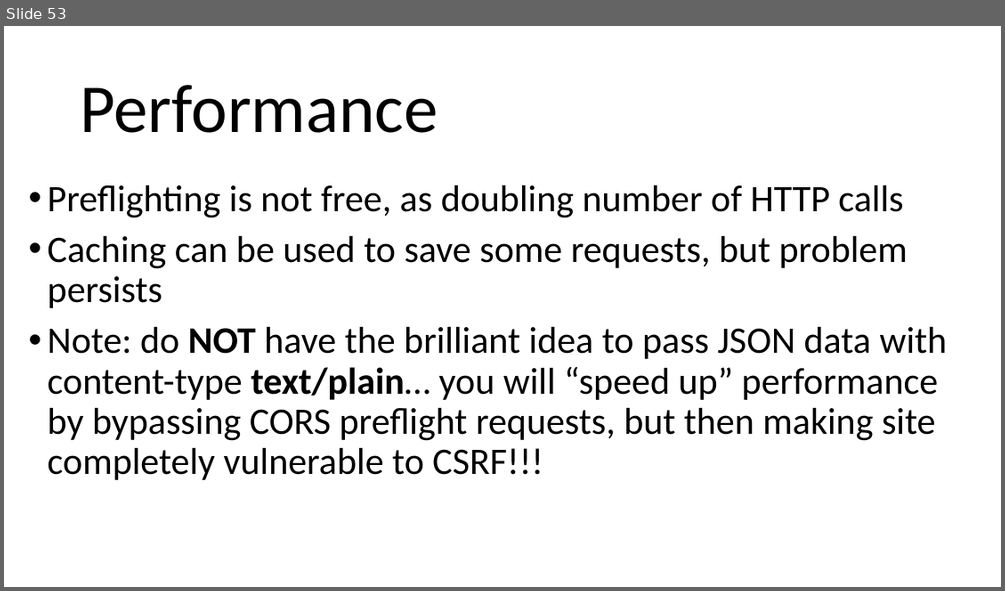
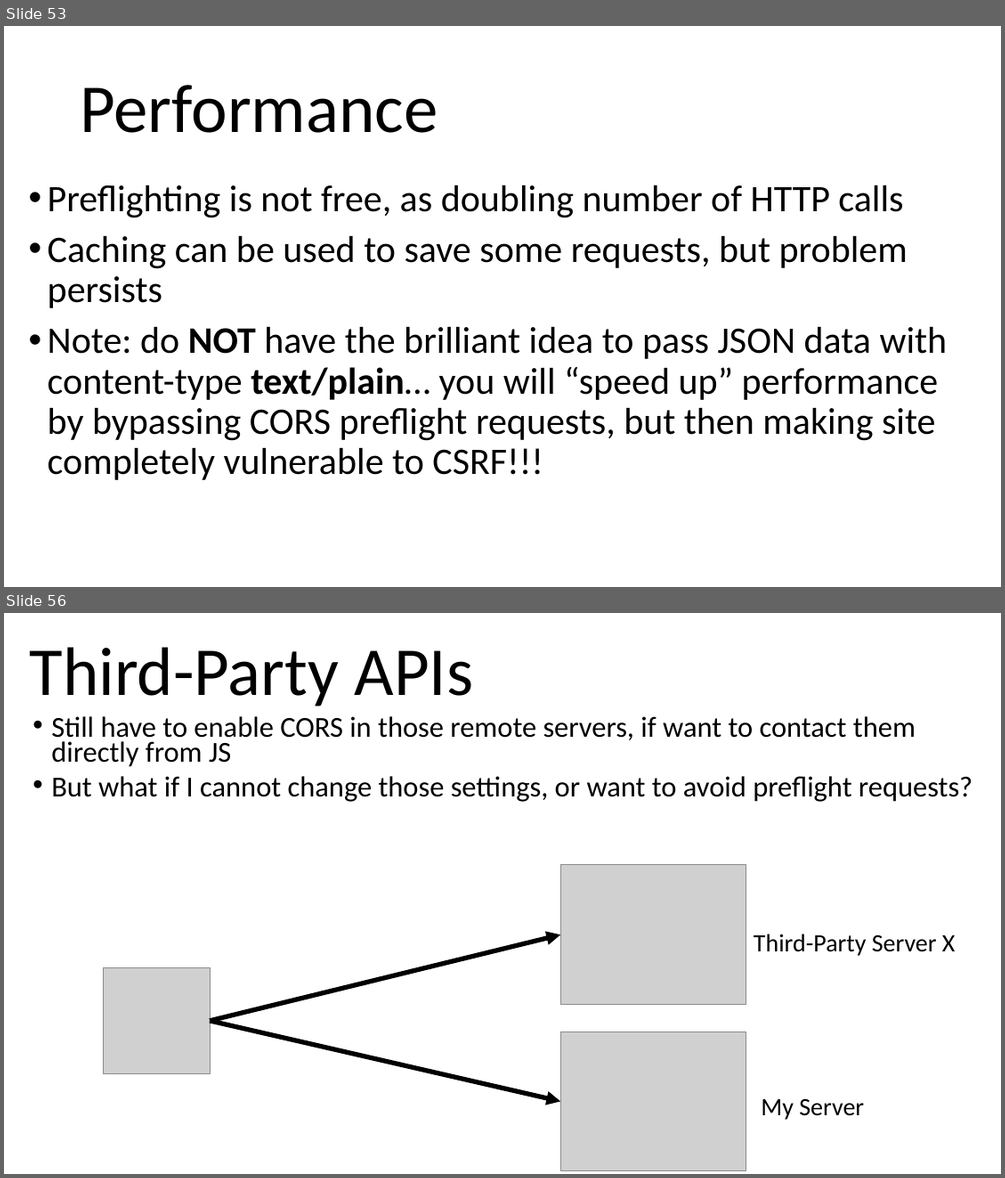
Before and after one commit to arcuri82/web_development_and_api_design, a slide deck: docs/slides/lesson_08.pptx. Shown one above the other, each under a label of ours: slide 53 before the commit, slides 53 and 56 after it; the slides between them are not shown. The pictures are 1005x591 and 1005x1178 pixels, drawn with LibreOffice and Linux fonts; fonts in the diff are those of the drawing; grey boxes stand for pictures. Boxes give left, top, right and bottom in pixels: in the first picture for what was removed or moved away, otherwise in the second. Text is boxed around its words. In the diff, an @@ line names an element or a change of style, - is before the commit and + after.

```diff
--- a/docs/slides/lesson_08.pptx
+++ b/docs/slides/lesson_08.pptx
@@ slide 56 added at <box>4,613,1001,1174</box>, background #FFFFFF @@
@@ title added at <box>30,647,474,706</box>, 66 pt, text #000000 @@
+Third-Party APIs
@@ text added at <box>51,716,972,802</box>, 27.9 pt, text #000000 @@
+• Still have to enable CORS in those remote servers, if want to contact them directly from JS
+• But what if I cannot change those settings, or want to avoid preflight requests?
@@ picture added at <box>560,865,745,1005</box> @@
@@ arrow added from (210, 1021) to (560, 934), #000000 4.5 pt @@
@@ text added at <box>753,933,955,956</box>, 24 pt, text #000000 @@
+Third-Party Server X
@@ picture added at <box>104,967,210,1074</box> @@
@@ arrow added from (210, 1021) to (560, 1102), #000000 4.5 pt @@
@@ picture added at <box>560,1031,745,1171</box> @@
@@ text added at <box>760,1099,864,1119</box>, 24 pt, text #000000 @@
+My Server
```
Also in this commit, not shown: 3 slides changed, 10 other slides added, 4 slides removed, 1 other file.
